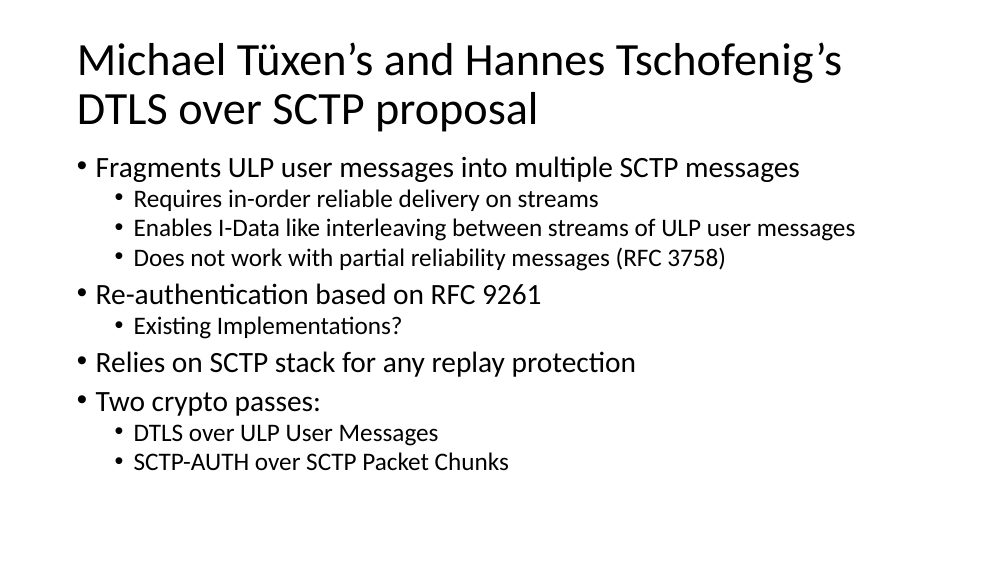
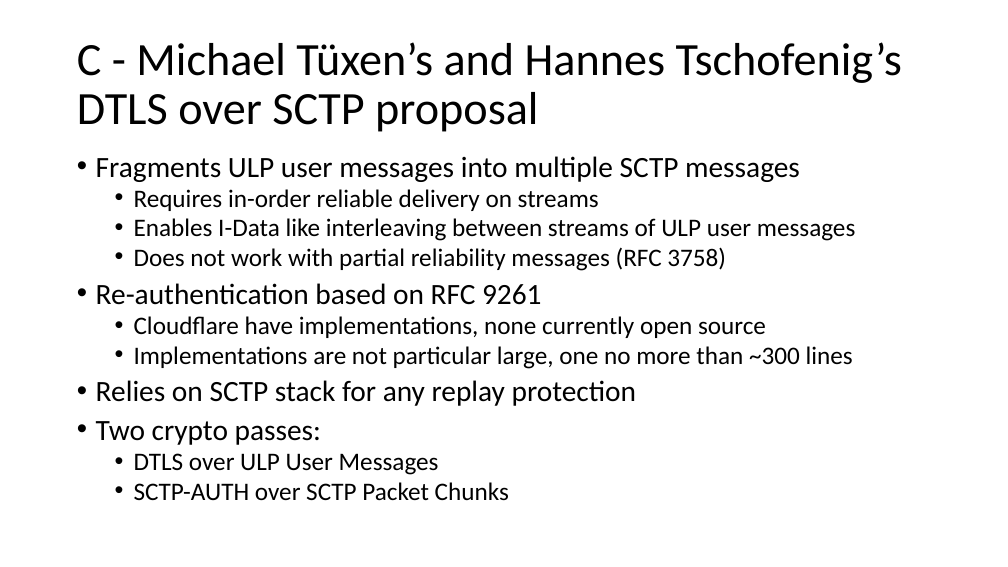
Before and after one commit to sctplab/sctp-dtls-requirements, a slide deck: slide 11 of dtls-for-sctp-design-team-report.pptx (slide 10 before the commit). Drawn at 1008x567 pixels with LibreOffice and Linux fonts; fonts in the diff are those of the drawing. Boxes give left, top, right and bottom in pixels: in the first picture for what was removed or moved away, otherwise in the second. Text is boxed around its words. In the diff, an @@ line names an element or a change of style, - is before the commit and + after.

```diff
--- a/dtls-for-sctp-design-team-report.pptx
+++ b/dtls-for-sctp-design-team-report.pptx
@@ title at [77, 42, 902, 132]: text changed @@
-Michael Tüxen’s and Hannes Tschofenig’s DTLS over SCTP proposal
+C - Michael Tüxen’s and Hannes Tschofenig’s DTLS over SCTP proposal
@@ text at [134, 316, 853, 369]: text changed @@
-  • Existing Implementations?
+  • Cloudflare have implementations, none currently open source
+  • Implementations are not particular large, one no more than ~300 lines
```
Also in this commit, not shown: 5 other slides changed, 3 slides added.
